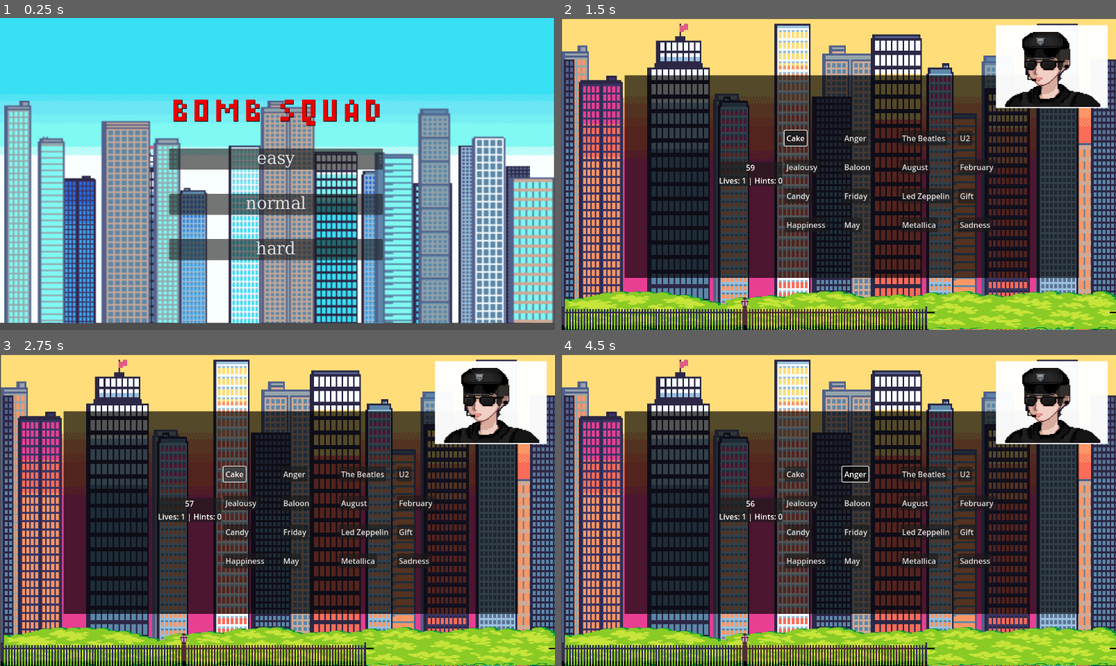
Above: before the commit, frames 1-4 (two rows, left to right).
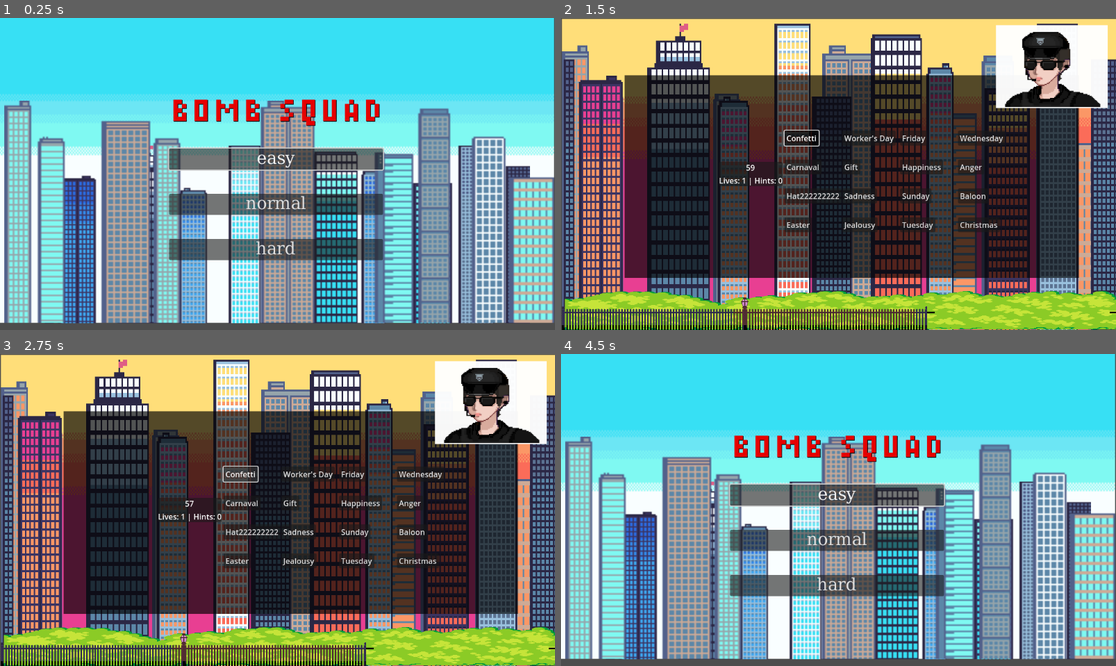
Above: after the commit, the same moments.

Repository: Gpontes15/BombSquad
Game: Godot game, scene res://scenes/screens/startscreen.tscn
The game is run twice, just before and just after one commit, with the same random seed, the same clock (stepped at 60 frames per second) and the same inputs.
Inputs (mouse positions are in pixels of both pictures, inside the frame that each line leads up to):
- Up to frame 1 (0.25 s): no input
- Up to frame 2 (1.5 s): click "hard" at 0.5 s; click (794, 139) at 1.25 s, where only the run before the commit has a clickable "Cake"
- Up to frame 3 (2.75 s): click (238, 475) at 2 s, where only the run after the commit has a clickable "Confetti"
- Up to frame 4 (4.5 s): click "Anger" at 2.75 s; click (871, 475) at 3.5 s, where only the run after the commit has a clickable "Worker's Day"; click (838, 513) at 4.25 s, where only the run after the commit has a clickable "Restart"

The runs differ from the first frame. In frame 1, 0.4% of the frame differs, in the area x 30-70%, y 41-49%; in frame 2, 1.9%; in frame 3, 1.9%; in frame 4, 98%, in the area x 0-100%, y 0-100%.

Commit message:
jogo_feito

Diff:
--- a/canvas_layer.gd
+++ b/canvas_layer.gd
@@ -1,18 +1,7 @@
 extends CanvasLayer
 
-
-# Called when the node enters the scene tree for the first time.
-func _ready():
-	pass # Replace with function body.
-
-
-# Called every frame. 'delta' is the elapsed time since the previous frame.
-func _process(_delta):
-	pass
-
-
 func _on_restart_pressed():
-	GameController.goto_scene("res://screens/startscreen.tscn")
+	GameController.goto_scene("res://scenes/screens/startscreen.tscn")
 
 
 func _on_quit_pressed():
--- a/canvas_layer.tscn
+++ b/canvas_layer.tscn
@@ -1,10 +1,13 @@
-[gd_scene load_steps=6 format=3 uid="uid://checdhsl8qkd3"]
+[gd_scene load_steps=7 format=3 uid="uid://checdhsl8qkd3"]
 
 [ext_resource type="Texture2D" uid="uid://brbhb6wqwmifr" path="res://assets/background/city background/night/night sky.png" id="1_np6om"]
 [ext_resource type="Script" path="res://canvas_layer.gd" id="1_on45q"]
 [ext_resource type="Texture2D" uid="uid://c7gvpy40v10rk" path="res://assets/background/city background/night/night buildings front.png" id="2_q4r7o"]
 [ext_resource type="Texture2D" uid="uid://bona873lmj5xc" path="res://assets/background/city background/night/night buildings back.png" id="3_osuw0"]
 [ext_resource type="FontFile" uid="uid://cmqmwrurss7ib" path="res://assets/fonts/Dicier-Pixel.otf" id="4_6gi5x"]
+
+[sub_resource type="StyleBoxFlat" id="StyleBoxFlat_piofk"]
+bg_color = Color(0, 0, 0, 0.670588)
 
 [node name="cena_loser" type="CanvasLayer"]
 script = ExtResource("1_on45q")
@@ -24,6 +27,20 @@
 position = Vector2(576.5, 451.5)
 scale = Vector2(3.25305, 2.71127)
 texture = ExtResource("3_osuw0")
+
+[node name="PanelContainer" type="PanelContainer" parent="."]
+anchors_preset = 8
+anchor_left = 0.5
+anchor_top = 0.5
+anchor_right = 0.5
+anchor_bottom = 0.5
+offset_left = -217.0
+offset_top = -205.0
+offset_right = 223.0
+offset_bottom = 216.0
+grow_horizontal = 2
+grow_vertical = 2
+theme_override_styles/panel = SubResource("StyleBoxFlat_piofk")
 
 [node name="MarginContainer" type="MarginContainer" parent="."]
 anchors_preset = 15
--- a/cena_disarm.gd
+++ b/cena_disarm.gd
@@ -16,6 +16,17 @@
 func _process(_delta):
 	timer_label.text = str(int(timer.time_left))
 
+	if Input.is_action_just_pressed("cable_1"):
+		if GameController.winning_cable == 1:
+			GameController.goto_scene("res://cena_win.tscn")
+		else:
+			GameController.goto_scene("res://canvas_layer.tscn")
+	elif Input.is_action_just_pressed("cable_2"):
+		if GameController.winning_cable == 2:
+			GameController.goto_scene("res://cena_win.tscn")
+		else:
+			GameController.goto_scene("res://canvas_layer.tscn")
+
 
 func _on_timer_timeout():
 	GameController.goto_scene("res://canvas_layer.tscn")
--- a/cena_disarm.tscn
+++ b/cena_disarm.tscn
@@ -7,6 +7,9 @@
 [ext_resource type="Texture2D" uid="uid://bdeymxta0dh8c" path="res://assets/background/city background/evening/evening bush.png" id="4_40xfg"]
 [ext_resource type="Texture2D" uid="uid://copcdx1pkxen2" path="res://assets/background/city background/evening/evening fence.png" id="5_gt1us"]
 [ext_resource type="FontFile" uid="uid://cmqmwrurss7ib" path="res://assets/fonts/Dicier-Pixel.otf" id="6_sby7r"]
+
+[sub_resource type="StyleBoxFlat" id="StyleBoxFlat_ujt1r"]
+bg_color = Color(0, 0, 0, 0.670588)
 
 [node name="cena_disarm" type="CanvasLayer"]
 script = ExtResource("1_v1wub")
@@ -45,6 +48,20 @@
 position = Vector2(580, 615)
 texture = ExtResource("5_gt1us")
 
+[node name="PanelContainer" type="PanelContainer" parent="."]
+anchors_preset = 8
+anchor_left = 0.5
+anchor_top = 0.5
+anchor_right = 0.5
+anchor_bottom = 0.5
+offset_left = -483.0
+offset_top = -179.0
+offset_right = 460.0
+offset_bottom = 242.0
+grow_horizontal = 2
+grow_vertical = 2
+theme_override_styles/panel = SubResource("StyleBoxFlat_ujt1r")
+
 [node name="MarginContainer" type="MarginContainer" parent="."]
 anchors_preset = 15
 anchor_right = 1.0
@@ -71,10 +88,10 @@
 texture_filter = 1
 layout_mode = 2
 size_flags_horizontal = 4
-theme_override_colors/font_color = Color(0, 0, 0, 1)
+theme_override_colors/font_color = Color(1, 1, 1, 1)
 theme_override_fonts/font = ExtResource("6_sby7r")
 theme_override_font_sizes/font_size = 50
-text = "A cor do fio do fio para ser removido é
+text = "a cor do fio para ser removido é
 "
 horizontal_alignment = 1
 
--- /dev/null
+++ b/cena_win.gd
@@ -0,0 +1,9 @@
+extends CanvasLayer
+
+
+func _on_restart_pressed():
+	GameController.goto_scene("res://scenes/screens/startscreen.tscn")
+
+
+func _on_quit_pressed():
+	get_tree().quit()
--- a/cena_win.tscn
+++ b/cena_win.tscn
@@ -1,5 +1,6 @@
-[gd_scene load_steps=7 format=3 uid="uid://cmef5ndu8u687"]
+[gd_scene load_steps=9 format=3 uid="uid://cmef5ndu8u687"]
 
+[ext_resource type="Script" path="res://cena_win.gd" id="1_mgdco"]
 [ext_resource type="Texture2D" uid="uid://brbhb6wqwmifr" path="res://assets/background/city background/night/night sky.png" id="1_n48pa"]
 [ext_resource type="Texture2D" uid="uid://c7gvpy40v10rk" path="res://assets/background/city background/night/night buildings front.png" id="2_eo2ka"]
 [ext_resource type="Texture2D" uid="uid://bona873lmj5xc" path="res://assets/background/city background/night/night buildings back.png" id="3_viiw3"]
@@ -7,7 +8,11 @@
 [ext_resource type="Texture2D" uid="uid://1i5mlsmkerm6" path="res://assets/background/city background/night/night fence.png" id="5_cogq8"]
 [ext_resource type="FontFile" uid="uid://cmqmwrurss7ib" path="res://assets/fonts/Dicier-Pixel.otf" id="6_3fpr4"]
 
+[sub_resource type="StyleBoxFlat" id="StyleBoxFlat_yxufe"]
+bg_color = Color(0, 0, 0, 0.670588)
+
 [node name="cena_win" type="CanvasLayer"]
+script = ExtResource("1_mgdco")
 
 [node name="NightSky" type="Sprite2D" parent="."]
 texture_filter = 1
@@ -35,6 +40,20 @@
 position = Vector2(574.5, 615)
 scale = Vector2(0.993945, 1)
 texture = ExtResource("5_cogq8")
+
+[node name="PanelContainer" type="PanelContainer" parent="."]
+anchors_preset = 8
+anchor_left = 0.5
+anchor_top = 0.5
+anchor_right = 0.5
+anchor_bottom = 0.5
+offset_left = -217.0
+offset_top = -205.0
+offset_right = 223.0
+offset_bottom = 216.0
+grow_horizontal = 2
+grow_vertical = 2
+theme_override_styles/panel = SubResource("StyleBoxFlat_yxufe")
 
 [node name="MarginContainer" type="MarginContainer" parent="."]
 anchors_preset = 15
@@ -73,3 +92,6 @@
 layout_mode = 2
 theme_override_font_sizes/font_size = 25
 text = "Quit"
+
+[connection signal="pressed" from="MarginContainer/CenterContainer/Rows/VBoxContainer/Restart" to="." method="_on_restart_pressed"]
+[connection signal="pressed" from="MarginContainer/CenterContainer/Rows/VBoxContainer/Quit" to="." method="_on_quit_pressed"]
--- a/project.godot
+++ b/project.godot
@@ -51,3 +51,13 @@
 "events": [Object(InputEventKey,"resource_local_to_scene":false,"resource_name":"","device":-1,"window_id":0,"alt_press …(182 unchanged characters)…
 ]
 }
+cable_1={
+"deadzone": 0.5,
+"events": [Object(InputEventKey,"resource_local_to_scene":false,"resource_name":"","device":0,"window_id":0,"alt_pressed":false,"shift_pressed":false,"ctrl_pressed":false,"meta_pressed":false,"pressed":false,"keycode":0,"physical_keycode":49,"key_label":0,"unicode":0,"echo":false,"script":null)
+]
+}
+cable_2={
+"deadzone": 0.5,
+"events": [Object(InputEventKey,"resource_local_to_scene":false,"resource_name":"","device":-1,"window_id":0,"alt_pressed":false,"shift_pressed":false,"ctrl_pressed":false,"meta_pressed":false,"pressed":false,"keycode":0,"physical_keycode":50,"key_label":0,"unicode":50,"echo":false,"script":null)
+]
+}
--- a/scenes/gameboard/GameButton.gd
+++ b/scenes/gameboard/GameButton.gd
@@ -20,7 +20,8 @@
 	add_child(button)
 
 func select():
-	(button as Button).grab_focus()
+	print("Select: " + text)
+	(button as Button).grab_focus.call_deferred()
 
 func _pressed():
 	pressed.emit()
--- a/scenes/gameboard/game_board.gd
+++ b/scenes/gameboard/game_board.gd
@@ -20,6 +20,11 @@
 var lives: int
 var hints: int
 
+var grab_focus_flag = true
+var grab_focus_counter = 10
+
+var buttons = []
+
 func _ready():
 	_select_words()
 	grid.set_columns(settings.board_size)
@@ -36,15 +41,10 @@
 		grid.add_child(button)
 		button.pressed.connect(_on_word_button_pressed.bind(button))
 
-	(grid.get_children()[0] as GameButton).select()
-
-	#var new_panel = category_panel.instantiate()
-	#new_panel.initialize("CATEGORIAS", [""] as Array[String])
-	#category_panels.add_child(new_panel)
-
 	timer.start()
 
 func _process(_delta):
+	buttons = grid.get_children()
 	timer_label.text = str(int(timer.time_left))
 	GameController.time_left = timer.time_left
 
@@ -52,6 +52,17 @@
 		_win()
 	if lives == 0:
 		_lose()
+
+	lives_and_hints.text = "Lives: " + str(lives) + " | Hints: " + str(hints)
+
+	if grab_focus_flag and not buttons.is_empty():
+		grab_focus_counter -= 1
+		if grab_focus_counter == 0:
+			var game_button_to_focus = (grid.get_children()[0] as GameButton)
+			if game_button_to_focus != null:
+				game_button_to_focus.select()
+			grab_focus_flag = false
+			grab_focus_counter = 10
 
 func _select_words():
 	var word_list: Dictionary = GameController.word_list.duplicate(true)
@@ -89,6 +100,7 @@
 				pressed_button.set_pressed_no_signal(false)
 			lives -= 1
 		pressed_buttons = []
+		grab_focus_flag = true
 
 func _win():
 	GameController.winning_cable = (randi()%2) + 1
--- a/scenes/screens/startscreen.gd
+++ b/scenes/screens/startscreen.gd
@@ -11,6 +11,7 @@
 	control_array = [game_title_label, easy_button, medium_button, hard_button]
 	for control in control_array:
 		(control as Control).visible = false
+	easy_button.grab_focus()
 
 func _process(_delta):
 	if control_array.size() > 0:
--- /dev/null
+++ b/scenes/singletons/SoundPlayer.gd
@@ -0,0 +1,3 @@
+extends Node
+
+@onready var audio_player = $AudioStreamPlayer
--- /dev/null
+++ b/scenes/singletons/SoundPlayer.tscn
@@ -0,0 +1,8 @@
+[gd_scene load_steps=2 format=3 uid="uid://dau67yib42rax"]
+
+[ext_resource type="Script" path="res://scenes/singletons/SoundPlayer.gd" id="1_5841f"]
+
+[node name="SoundPlayer" type="Node"]
+script = ExtResource("1_5841f")
+
+[node name="AudioStreamPlayer" type="AudioStreamPlayer" parent="."]
Not shown: 1 places in cena_disarm.tscn that only renumber resources
Not shown, changed: data/word_list.txt
Not shown, added: assets/sound/music_theme.mp4
Not shown, added: scenes/gameboard/Gam1765.tmp
